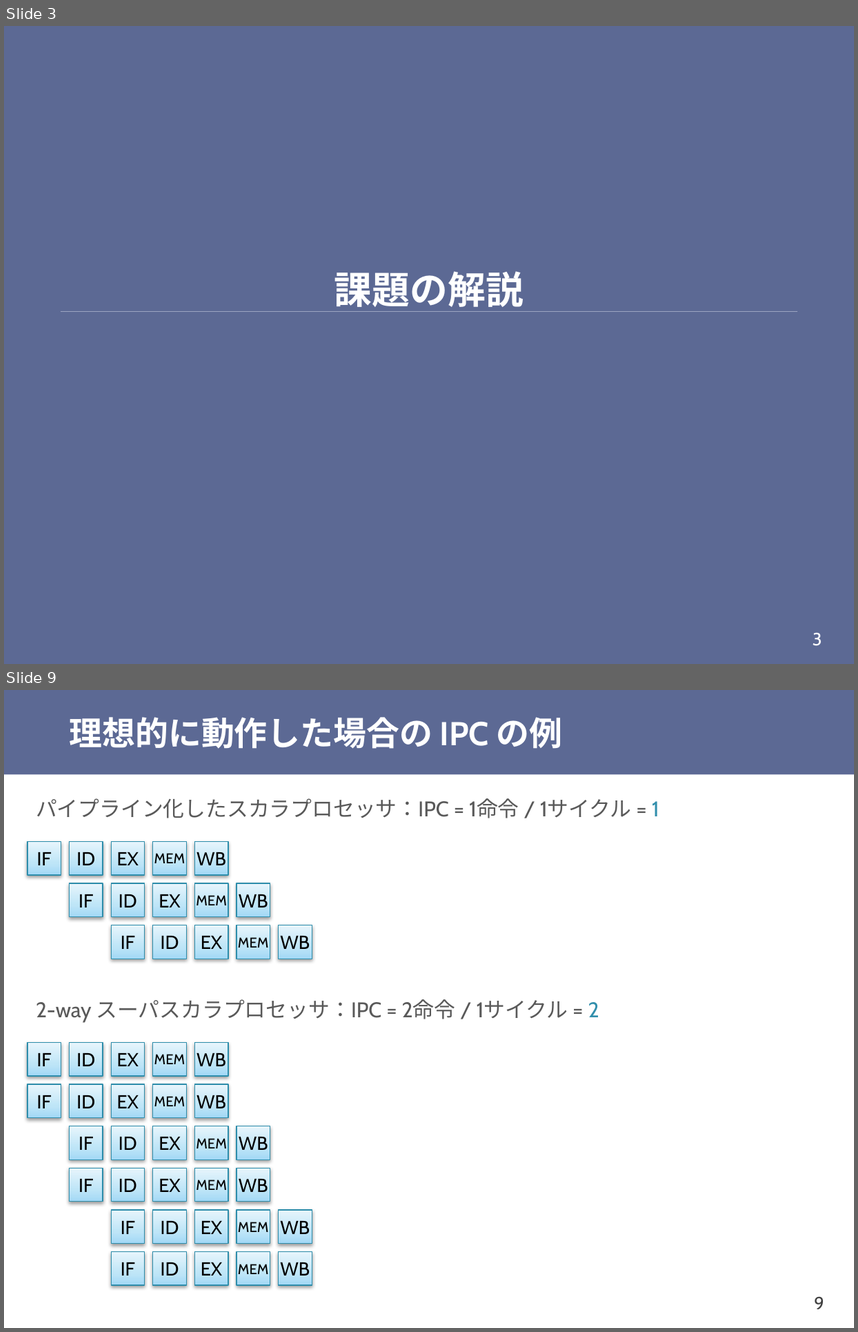
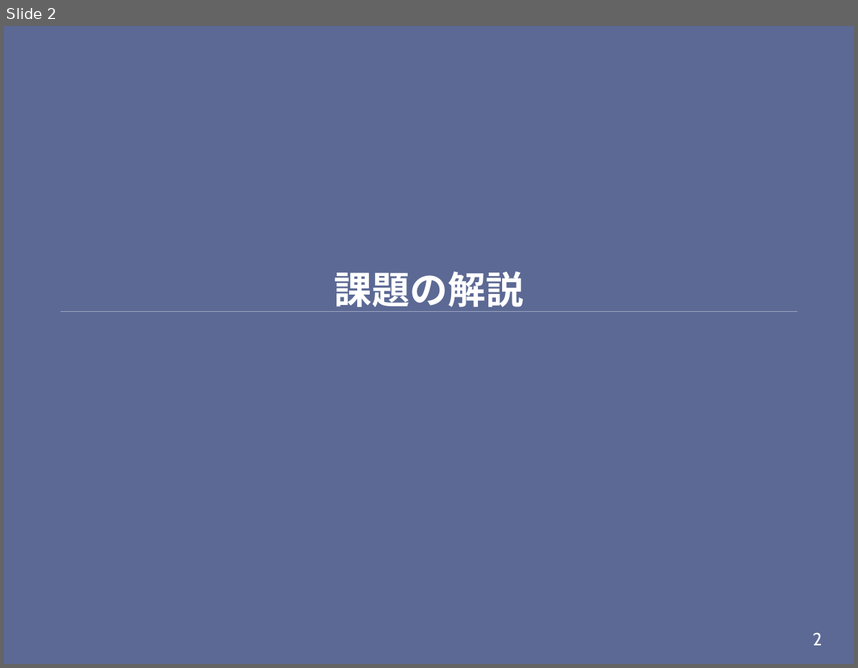
Before and after one commit to shioyadan/otya-computer-architecture-i, a slide deck: cai-shioya-08.pptx. Shown one above the other, each under a label of ours: slides 3 and 9 before the commit, slide 2 after it; the slides between them are not shown. The pictures are 858x1332 and 858x668 pixels, drawn with LibreOffice and Linux fonts; fonts in the diff are those of the drawing. Boxes give left, top, right and bottom in pixels: in the first picture for what was removed or moved away, otherwise in the second. Text is boxed around its words. In the diff, an @@ line names an element or a change of style, - is before the commit and + after.

```diff
--- a/cai-shioya-08.pptx
+++ b/cai-shioya-08.pptx
@@ slide 9 removed at box(4, 690, 854, 1328), background #FFFFFF @@
@@ rectangle removed at box(4, 690, 854, 774) @@
@@ title removed at box(70, 717, 563, 749) @@
-理想的に動作した場合の IPC の例
@@ text removed at box(36, 798, 660, 818) @@
-パイプライン化したスカラプロセッサ：IPC = 1命令 / 1サイクル = 1
@@ group removed at box(27, 841, 228, 874): 5 rectangles @@
-IF
-ID
-EX
-MEM
-WB
@@ group removed at box(70, 883, 270, 916): 5 rectangles @@
-IF
-ID
-EX
-MEM
-WB
@@ group removed at box(111, 925, 312, 958): 5 rectangles @@
-IF
-ID
-EX
-MEM
-WB
@@ text removed at box(36, 999, 599, 1022) @@
-2-way スーパスカラプロセッサ：IPC = 2命令 / 1サイクル = 2
@@ group removed at box(27, 1042, 228, 1075): 5 rectangles @@
-IF
-ID
-EX
-MEM
-WB
@@ group removed at box(27, 1085, 228, 1118): 5 rectangles @@
-IF
-ID
-EX
-MEM
-WB
@@ group removed at box(70, 1126, 270, 1159): 5 rectangles @@
-IF
-ID
-EX
-MEM
-WB
@@ group removed at box(70, 1167, 270, 1201): 5 rectangles @@
-IF
-ID
-EX
-MEM
-WB
@@ group removed at box(111, 1210, 312, 1243): 5 rectangles @@
-IF
-ID
-EX
-MEM
-WB
@@ group removed at box(111, 1251, 312, 1284): 5 rectangles @@
-IF
-ID
-EX
-MEM
-WB
@@ page number removed at box(814, 1296, 824, 1309) @@
-9
@@ what was slide 3 is now slide 2 @@
@@ page number at box(813, 632, 822, 645): text changed @@
-3
+2
```
Also in this commit, not shown: 12 slides changed, 69 slides added, 6 other slides removed, 2 other files.
